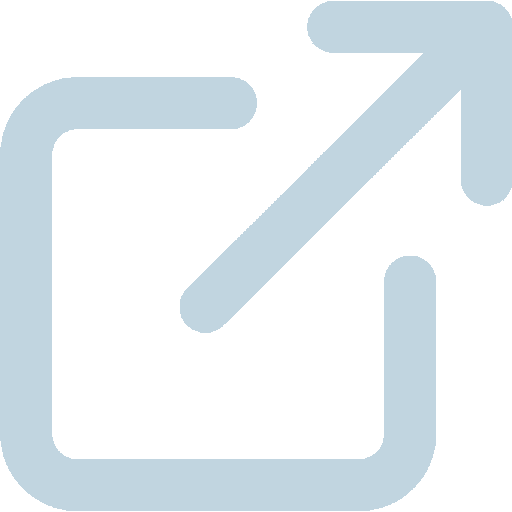
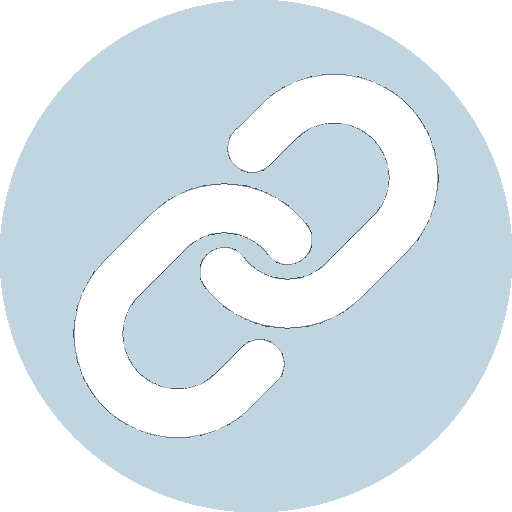
Before/after of a 512×512 layered artwork. What changed in the layer stack:
painted on "dark" over [left=0, top=0, right=512, bottom=512]
showed "light", painted on it over [left=0, top=0, right=512, bottom=512]
